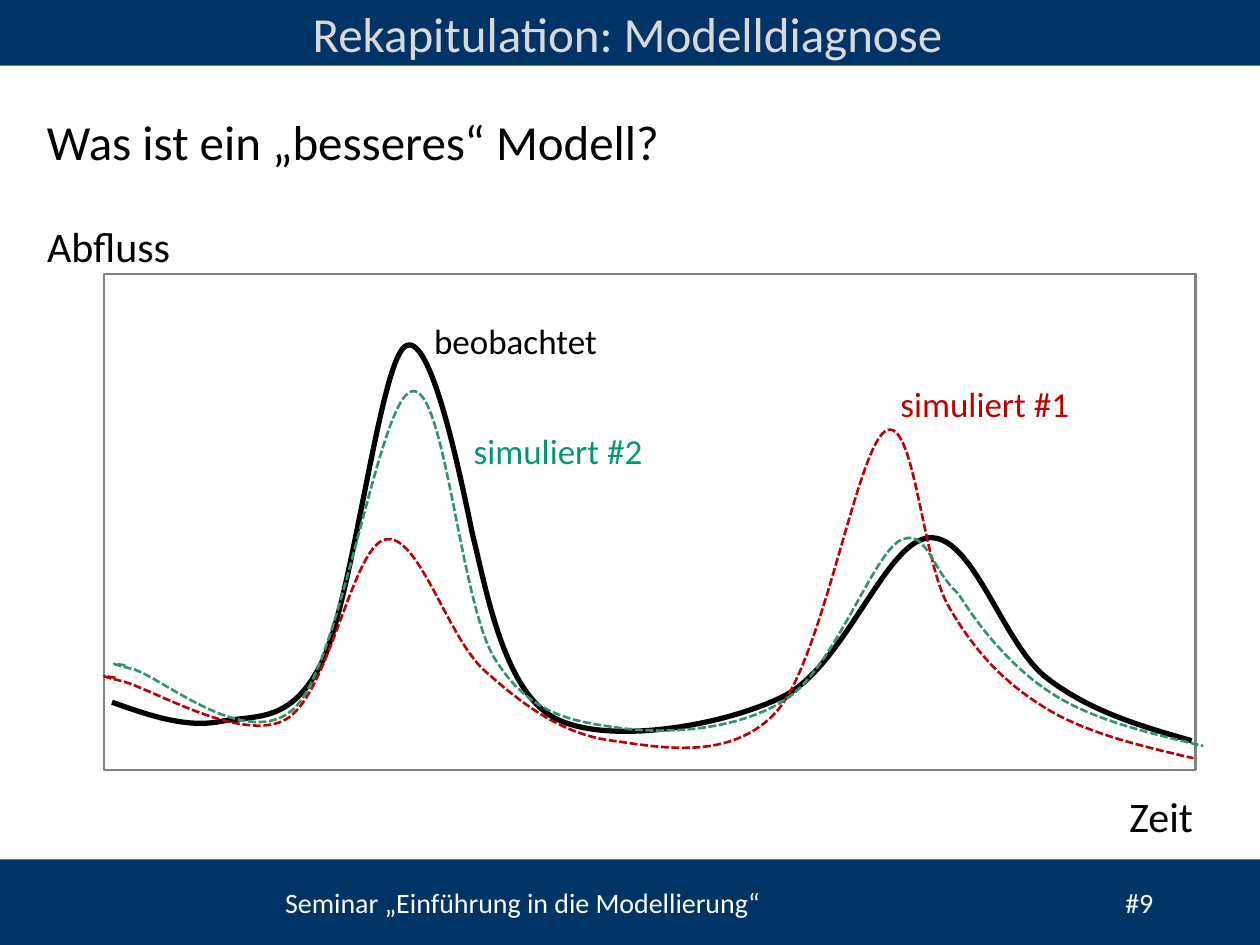
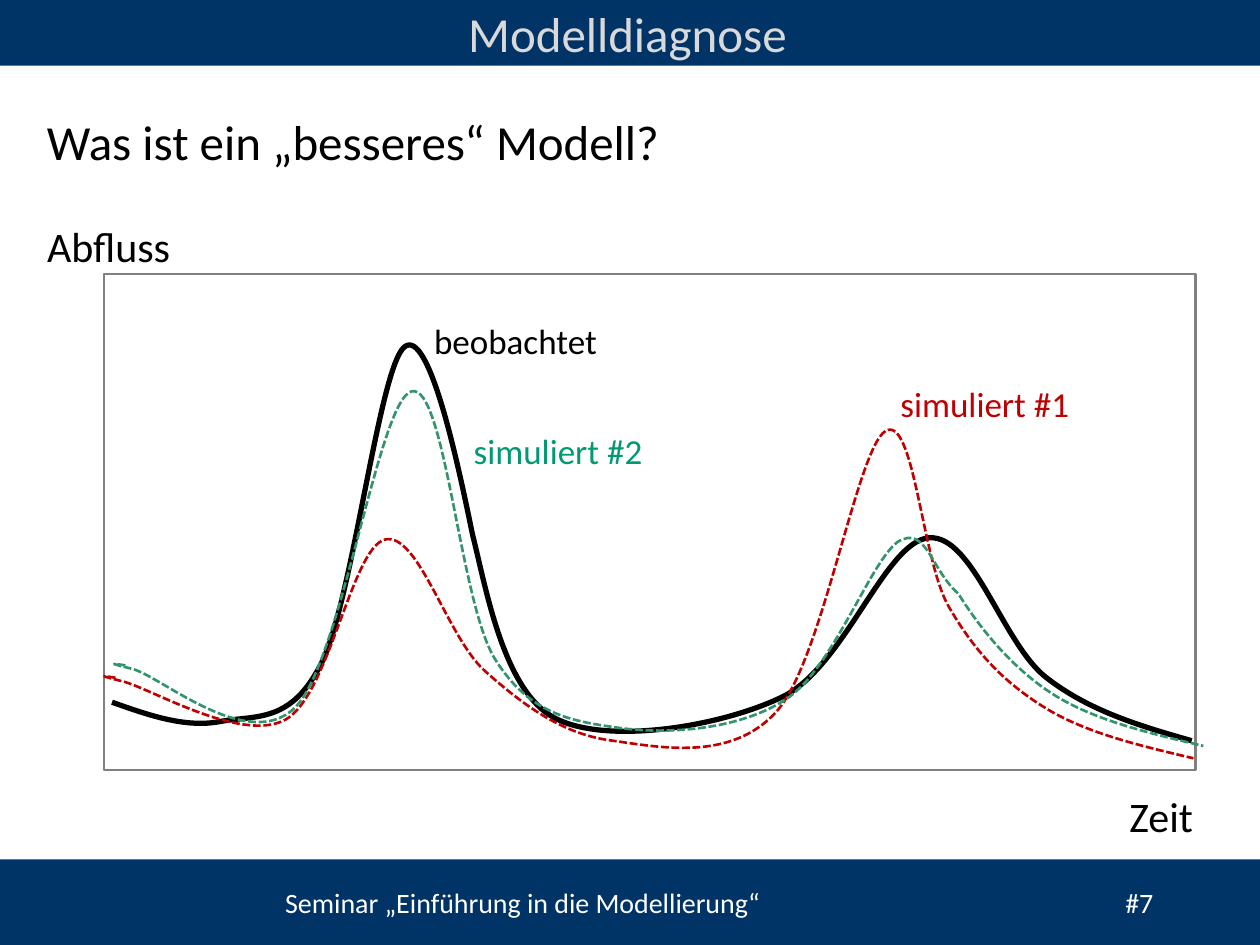
Before and after one commit to heistermann/Einf_Modellierung, a slide deck: slide 7 of Termin_7/folien/UebungModellierung#7.odp (slide 9 before the commit). Drawn at 1260x945 pixels with LibreOffice and Linux fonts; fonts in the diff are those of the drawing; background and template pictures are left out. Boxes give left, top, right and bottom in pixels: in the first picture for what was removed or moved away, otherwise in the second. Text is boxed around its words. In the diff, an @@ line names an element or a change of style, - is before the commit and + after.

```diff
--- a/Termin_7/folien/UebungModellierung#7.odp
+++ b/Termin_7/folien/UebungModellierung#7.odp
@@ text at box(468, 18, 786, 61): text changed @@
-Rekapitulation: Modelldiagnose
+Modelldiagnose
@@ text at box(285, 893, 1153, 918): text changed @@
-Seminar „Einführung in die Modellierung“ #9
+Seminar „Einführung in die Modellierung“ #7
```
Also in this commit, not shown: 5 other slides changed, 3 slides removed, 21 other files.
